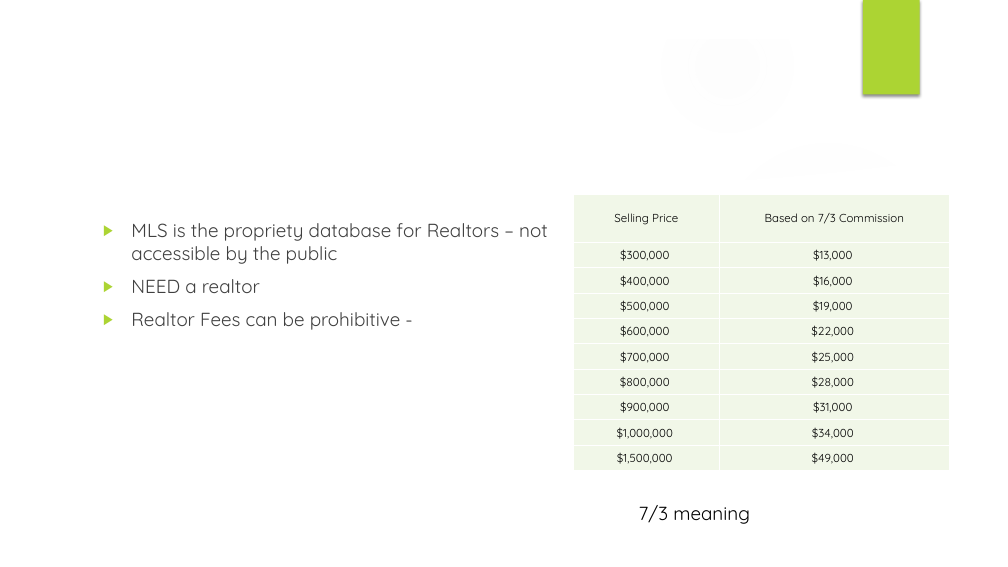
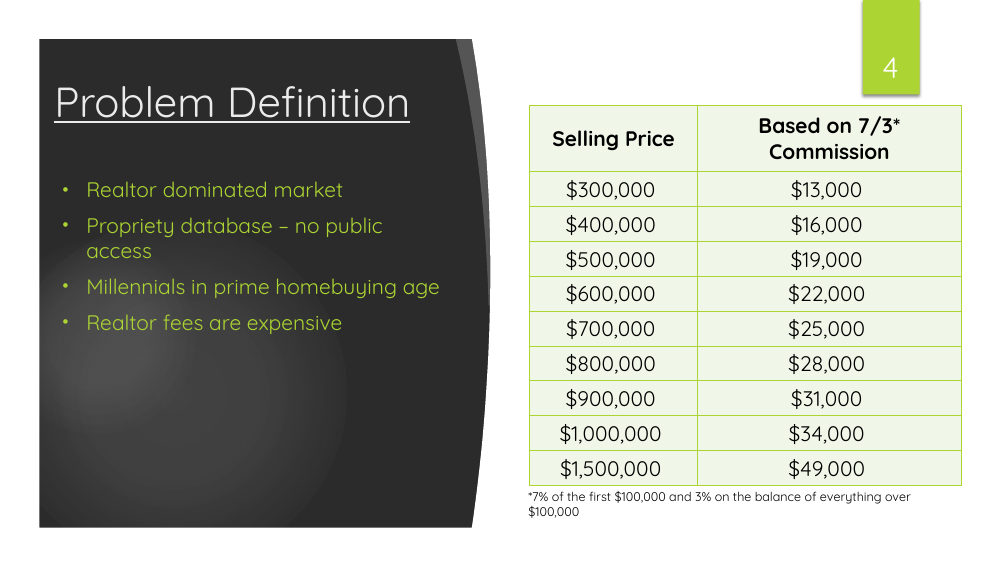
Before and after one commit to savithcj/HouseListingAB, a slide deck: slide 4 of Presentation/WelcomeHomeAB.pptx (slide 5 before the commit). Drawn at 1008x567 pixels with LibreOffice and Linux fonts; fonts in the diff are those of the drawing; background and template pictures are left out; a plain dark background stands for a picture behind light text. Boxes give left, top, right and bottom in pixels: in the first picture for what was removed or moved away, otherwise in the second. Text is boxed around its words. In the diff, an @@ line names an element or a change of style, - is before the commit and + after.

Commit message:
Presentation Done!

```diff
--- a/Presentation/WelcomeHomeAB.pptx
+++ b/Presentation/WelcomeHomeAB.pptx
@@ freeform shape added at <box>455,32,513,307</box>, fill #FFFFFF at 20% opacity @@
@@ freeform shape at <box>471,33,574,533</box>: rotation 0 to 270 degrees; outline redrawn @@
@@ rectangle added at <box>510,33,973,534</box>, fill #FFFFFF @@
@@ page number added at <box>882,57,898,78</box>, 28 pt, text #FFFFFF @@
+4
@@ title added at <box>54,86,410,123</box>, 40 pt, text #EBEBEB, underline @@
+Problem Definition
@@ table at <box>529,105,962,485</box> @@
-row 1, column 2: Based on 7/3 Commission
+row 1, column 2: Based on 7/3* Commission
@@ size 11 to 20 pt in "Selling Price", "$300,000", "$13,000", "$400,000" and 15 more places @@
@@ bold on in "Selling Price" @@
@@ borders changed @@
@@ table: place and size @@
-table at <box>573,194,949,471</box>
+table at <box>529,105,962,485</box>
@@ freeform shape removed at <box>701,126,977,208</box> @@
@@ ellipse removed at <box>712,138,944,371</box> @@
@@ text at <box>86,181,440,334</box>: text changed; size 18 to 20 pt; text colour #404040 to #ACD433 @@
-▶ MLS is the propriety database for Realtors – not accessible by the public
-▶ NEED a realtor
-▶ Realtor Fees can be prohibitive -
+• Realtor dominated market
+• Propriety database – no public access
+• Millennials in prime homebuying age
+• Realtor fees are expensive
@@ text at <box>528,491,911,518</box>: text changed; size 18 to 12 pt @@
-7/3 meaning
+*7% of the first $100,000 and 3% on the balance of everything over
+$100,000
```
Also in this commit, not shown: 4 other slides changed, 2 slides added, 3 slides removed, 1 other file.
